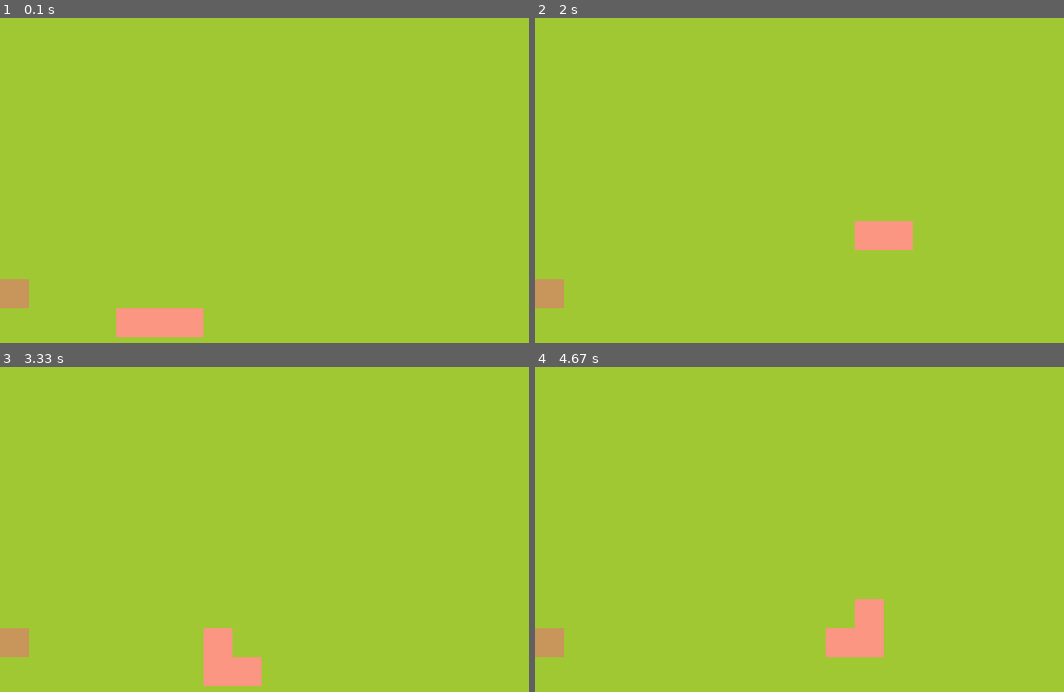
Above: before the commit, frames 1-4 (two rows, left to right).
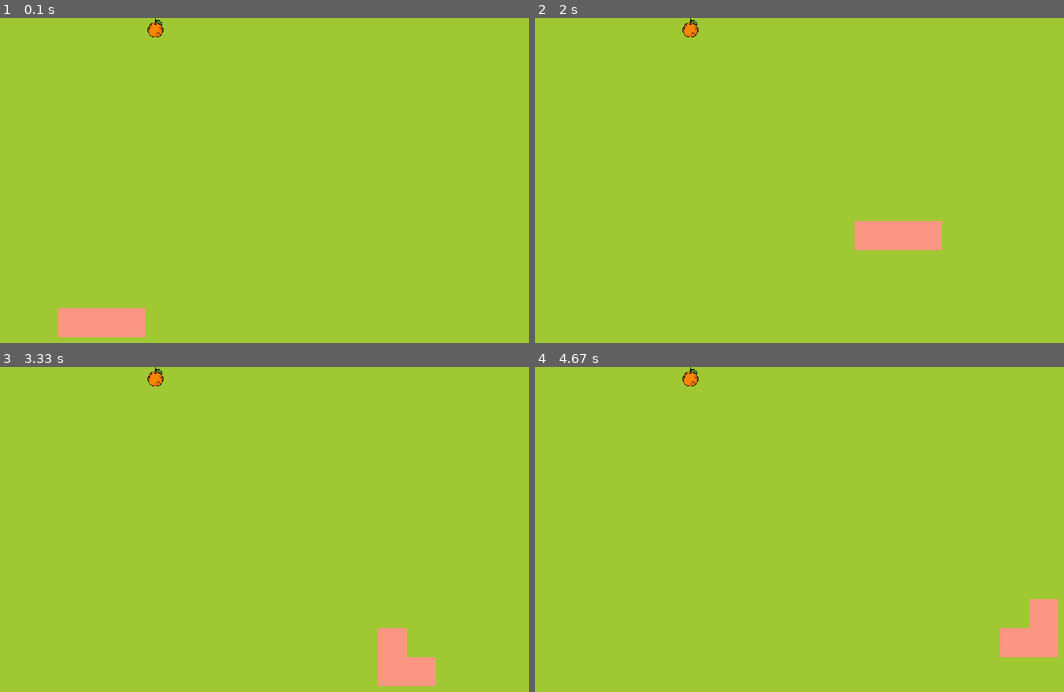
Above: after the commit, the same moments.

Repository: Kinzangwangmo/Cap2-PyGame-Snake
Game: pygame game, started from snake game.py
The game is run twice, just before and just after one commit, with the same random seed, the same clock (stepped at 60 frames per second) and the same inputs.
Inputs:
- Up to frame 1 (0.1 s): no input
- Up to frame 2 (2 s): hold Right 0.33-0.8 s; hold Up 0.83-1.3 s; hold Right 1.33-1.8 s; hold Left from 1.83 s (still down)
- Up to frame 3 (3.33 s): release Left at 2.37 s; hold Down 2.4-2.7 s; hold Left 2.73-3.13 s; hold Up from 3.17 s (still down)
- Up to frame 4 (4.67 s): release Up at 3.53 s; hold Right 3.57-4.2 s; hold Down 4.23-4.6 s; hold Left from 4.63 s (still down)

The runs differ from the first frame. In frame 1, 2.6% of the frame differs, in the area x 0-39%, y 0-99%; in frame 2, 1.1%; in frame 3, 3.6%, in the area x 0-83%, y 0-99%; in frame 4, 3.6%.

Commit message:
add orange fruit and transform its size

Diff:
--- a/snake game.py
+++ b/snake game.py
@@ -3,8 +3,9 @@
 
 class SNAKE:
     def __init__(self):
-        self.body = [Vector2(4,10),Vector2(5,10),Vector2(6,10)]
+        self.body = [Vector2(4,10),Vector2(3,10),Vector2(2,10)]
         self.direction = Vector2(1,0)
+        self.new_block = False
 
     def draw_snake(self):
         for block in self.body:
@@ -14,24 +15,39 @@
             pygame.draw.rect(screen,(250,150,130),block_rect)
 
     def move_snake(self):
-        body_copy = self.body[:-1]
-        body_copy.insert(0,body_copy[0] + self.direction)
-        self.body = body_copy[:]
+        if self.new_block == True:
+           body_copy = self.body[:]
+           body_copy.insert(0,body_copy[0] + self.direction)
+           self.body = body_copy[:]
+           self.new_block = False
+        else:
+           body_copy = self.body[:-1]
+           body_copy.insert(0,body_copy[0] + self.direction)
+           self.body = body_copy[:]
+
+    def add_block(self):
+        self.new_block = True
+
 
 class FRUIT:
     def __init__(self):
-        self.x = random.randint(0,cell_number - 1)
-        self.y = random.randint(0,cell_number - 1)
-        self.x = 0
-        self.y = 9
-        self.pos = Vector2(self.x,self.y)
- # create x and  y position
-
- #verified code and indentation
+        self.randomize()
 
     def draw_fruit(self):
         fruit_rect = pygame.Rect(int(self.pos.x * cell_size),int(self.pos.y * cell_size),cell_size,cell_size)
         pygame.draw.rect(screen,(200,150,90),fruit_rect)
+
+ # create x and  y position
+
+    def draw_fruit(self):
+        fruit_rect = pygame.Rect(int(self.pos.x * cell_size),int(self.pos.y * cell_size),cell_size,cell_size)
+        screen.blit(Orange,fruit_rect)
+       # pygame.draw.rect(screen,(200,150,90),fruit_rect)
+
+    def randomize(self):
+        self.x = random.randint(0,cell_number -1)
+        self.y = random.randint(0,cell_number -1)
+        self.pos = Vector2(self.x,self.y)
 
 
 class MAIN:
@@ -41,16 +57,43 @@
 
     def update(self):
         self.snake.move_snake()
+        self.check_collision()
+        self.check_fail()
 
     def draw_elements(self):
         self.snake.draw_snake()
         self.fruit.draw_fruit()
+
+    def check_collision(self):
+        if self.fruit.pos == self.snake.body[0]:
+            self.fruit.randomize()
+            self.snake.add_block()
+
+    def check_fail(self):
+    # check if snake is outside the screen
+    # check if snake hit itself
+        if not 0 <= self.snake.body[0].x < cell_number or not 0 <= self.snake.body[0].y < cell_number:
+            self.game_over()
+
+        for block in self.snake.body[1:]:
+            if block == self.snake.body[0]:
+                self.game_over()
+
+
+    def game_over(self):
+        pygame.quit()
+        sys.exit()
+
+
 
 pygame.init()
 cell_size = 30
 cell_number = 20
 screen = pygame.display.set_mode((cell_size * cell_number,cell_number * cell_size))
 clock = pygame.time.Clock()
+Orange = pygame.image.load('Orange.png').convert_alpha()
+Orange = pygame.transform.scale(Orange, (20, 20))
+
 
 
 screen_UPDATE = pygame.USEREVENT
@@ -68,13 +111,17 @@
             #added more code to move snake
         if event.type == pygame.KEYDOWN:
             if event.key ==pygame.K_UP:
-                main_game.snake.direction = Vector2(0,-1)
+                if main_game.snake.direction.y !=1:
+                    main_game.snake.direction = Vector2(0,-1)
             if event.key ==pygame.K_DOWN:
-               main_game.snake.direction = Vector2(0,1)
+               if main_game.snake.direction.y != -1:
+                   main_game.snake.direction = Vector2(0,1)
             if event.key ==pygame.K_RIGHT:
-               main_game.snake.direction = Vector2(1,0)
+               if main_game.snake.direction.x != -1:
+                   main_game.snake.direction = Vector2(1,0)
             if event.key ==pygame.K_LEFT:
-                main_game.snake.direction = Vector2(-1,0)
+                if main_game.snake.direction.x != 1:
+                    main_game.snake.direction = Vector2(-1,0)
 
 
     #changed screen color to RGB
Binary file added: orange.png
